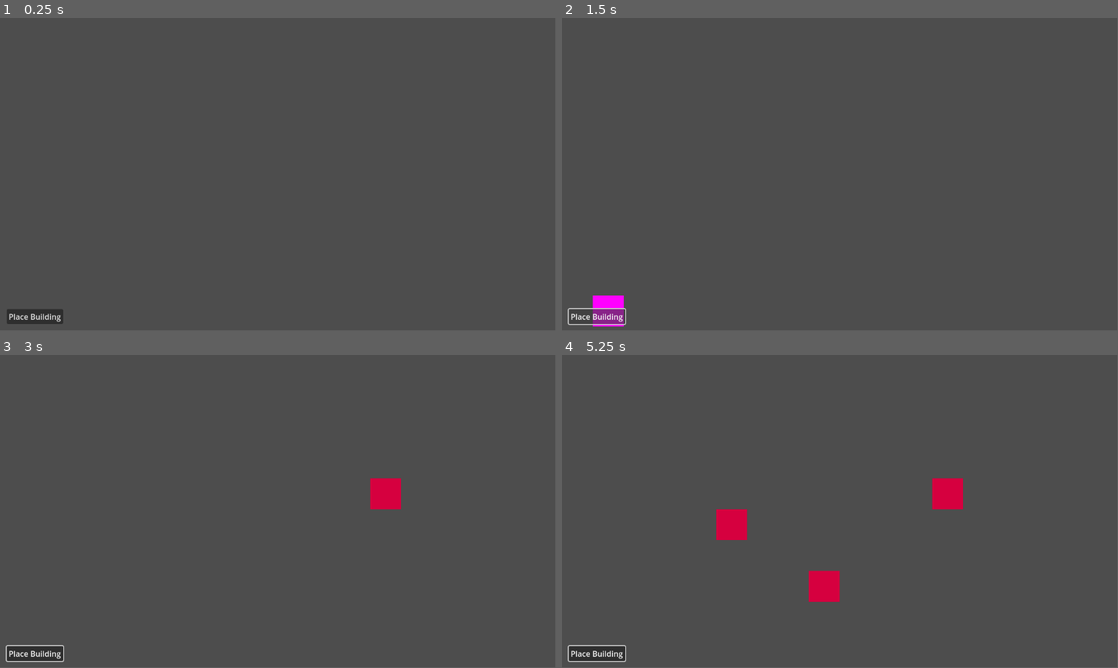
Above: before the commit, frames 1-4 (two rows, left to right).
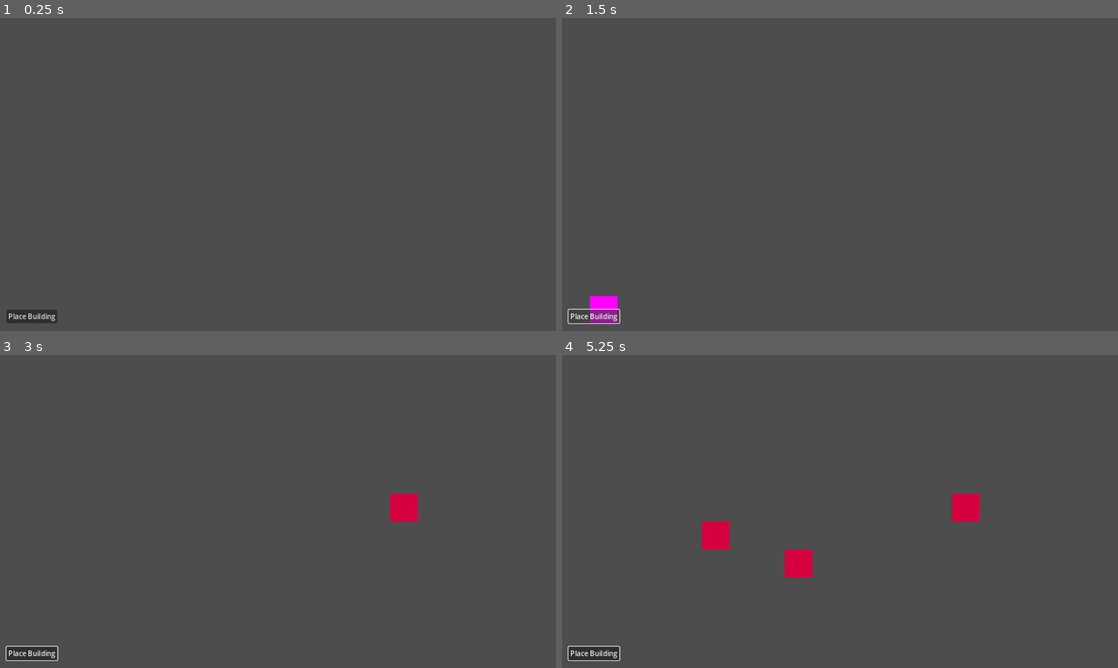
Above: after the commit, the same moments.

Repository: tiannahenrylewis/GodotGridCrashCourse
Game: Godot game, scene res://scenes/main.tscn
The game is run twice, just before and just after one commit, with the same random seed, the same clock (stepped at 60 frames per second) and the same inputs.
Inputs (mouse positions are in pixels of both pictures, inside the frame that each line leads up to):
- Up to frame 1 (0.25 s): no input
- Up to frame 2 (1.5 s): click "Place Building" at 0.5 s; click "Place Building" at 1.25 s
- Up to frame 3 (3 s): click "Place Building" at 2 s; tap Enter at 2.75 s; move the mouse to (400, 495) at 2.77 s; press the mouse at (400, 495) at 2.78 s
- Up to frame 4 (5.25 s): tap Space at 3.5, 5 s; move the mouse to (728, 527) at 3.52 s; release the mouse at (728, 527) at 3.53 s; click (728, 527) at 3.6 s; tap Enter at 4.25 s; move the mouse to (895, 442) at 4.27 s; press the mouse at (895, 442) at 4.28 s; move the mouse to (812, 574) at 5.02 s; release the mouse at (812, 574) at 5.03 s; click (812, 574) at 5.1 s
The window is 799x449 before the commit and 800x450 after it. Grey fills any space a smaller window leaves; there, only what the larger window draws over its background counts as a difference.

The runs differ from the first frame. In frame 1, 0.2% of the frame differs, in the area x 1-12%, y 93-98%; in frame 2, 0.4%; in frame 3, 1.1%; in frame 4, 2.8%, in the area x 1-75%, y 39-99%.

Commit message:
update project window display settings

Diff:
--- a/godot-grid-crash-course/project.godot
+++ b/godot-grid-crash-course/project.godot
@@ -15,6 +15,14 @@
 config/features=PackedStringArray("4.3", "Forward Plus")
 config/icon="res://icon.svg"
 
+[display]
+
+window/size/viewport_width=1280
+window/size/viewport_height=720
+window/size/window_width_override=1920
+window/size/window_height_override=1080
+window/stretch/mode="canvas_items"
+
 [input]
 
 left_click={
--- a/godot-grid-crash-course/scenes/main.tscn
+++ b/godot-grid-crash-course/scenes/main.tscn
@@ -15,8 +15,8 @@
 centered = false
 
 [node name="PlaceBuildingButton" type="Button" parent="."]
-offset_left = 14.0
-offset_top = 604.0
-offset_right = 131.0
-offset_bottom = 635.0
+offset_left = 15.0
+offset_top = 671.0
+offset_right = 132.0
+offset_bottom = 702.0
 text = "Place Building"
